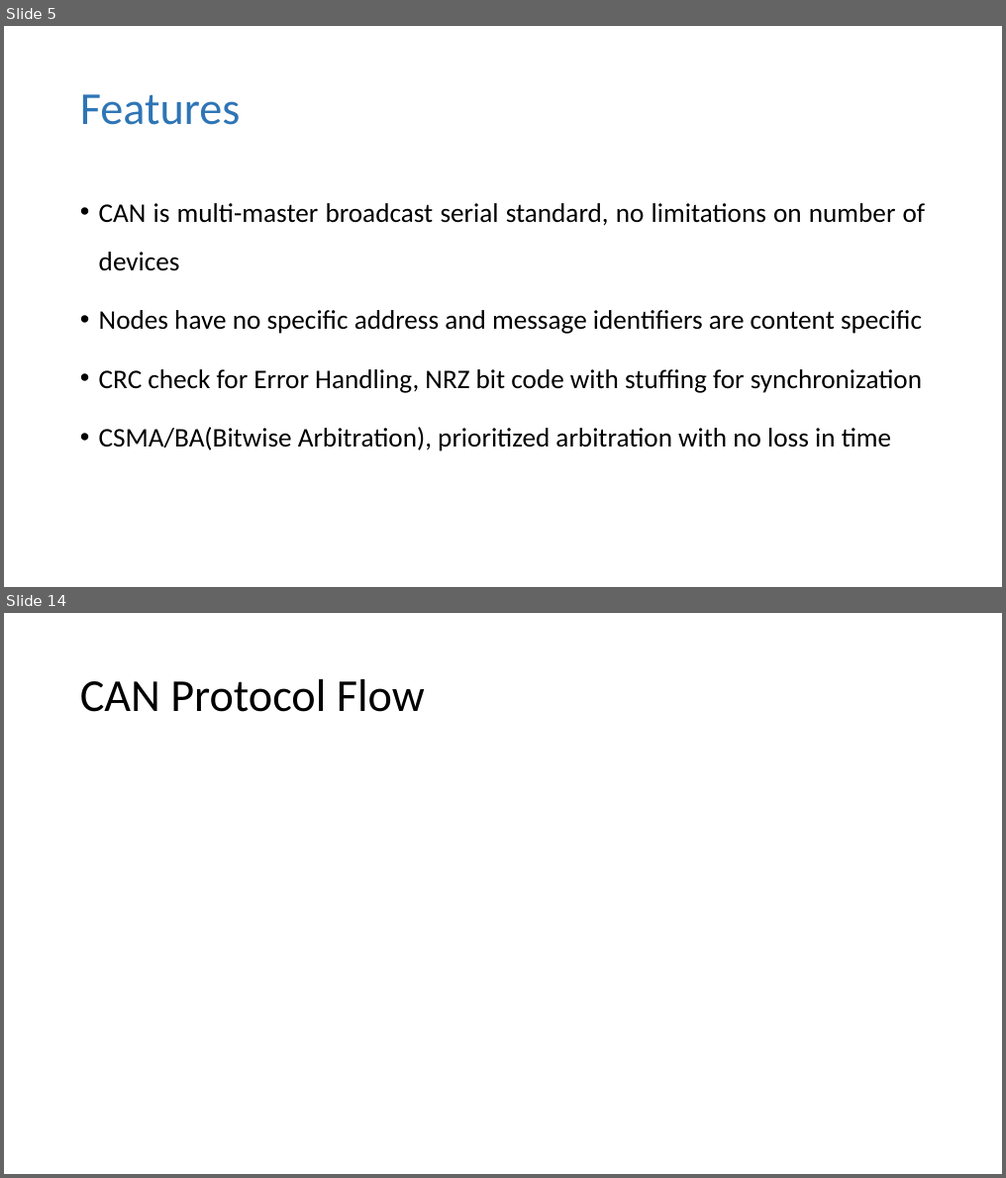
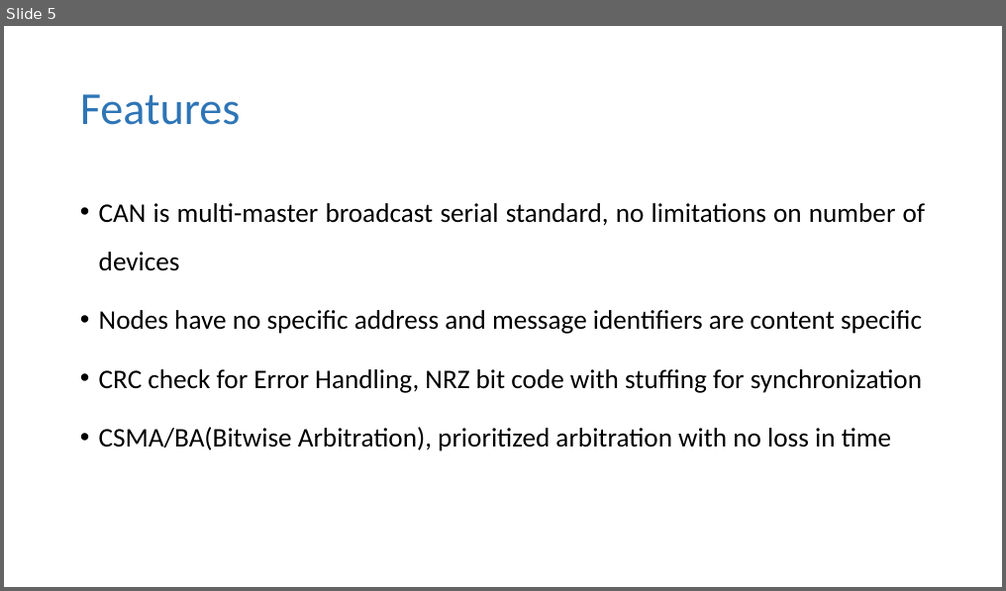
Before and after one commit to mafzzz/can-controller, a slide deck: Docs/Final Project Presenatation.pptx. Shown one above the other, each under a label of ours: slides 5 and 14 before the commit, slide 5 after it; the slides between them are not shown. The pictures are 1006x1178 and 1006x591 pixels, drawn with LibreOffice and Linux fonts; fonts in the diff are those of the drawing. Boxes give left, top, right and bottom in pixels: in the first picture for what was removed or moved away, otherwise in the second. Text is boxed around its words. In the diff, an @@ line names an element or a change of style, - is before the commit and + after.

```diff
--- a/Docs/Final Project Presenatation.pptx
+++ b/Docs/Final Project Presenatation.pptx
@@ slide 14 removed at (x1=4, y1=613, x2=1002, y2=1174), background #FFFFFF @@
@@ title removed at (x1=80, y1=679, x2=425, y2=712) @@
-CAN Protocol Flow
```
Also in this commit, not shown: 12 slides changed, 24 slides added.
